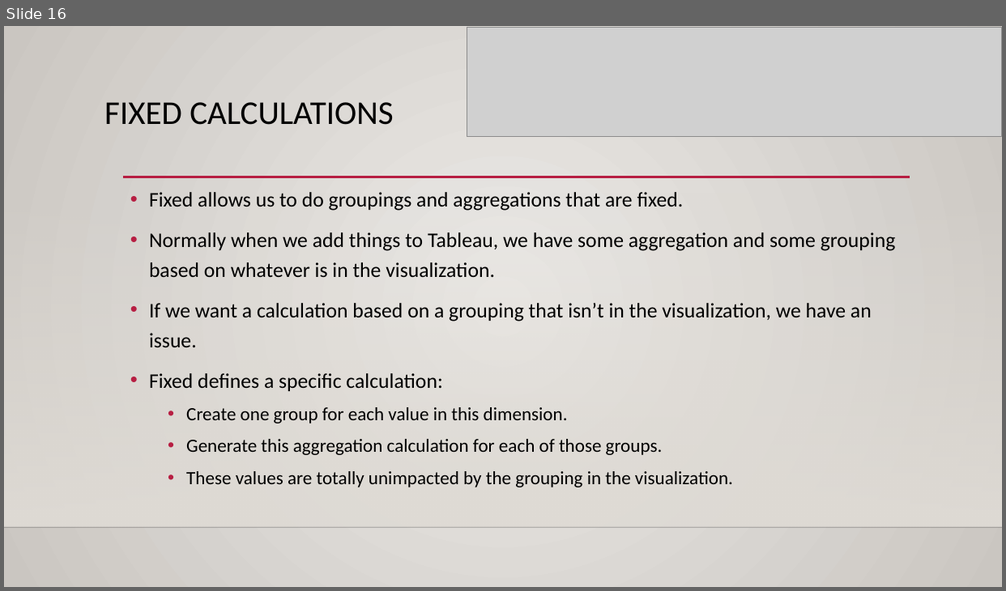
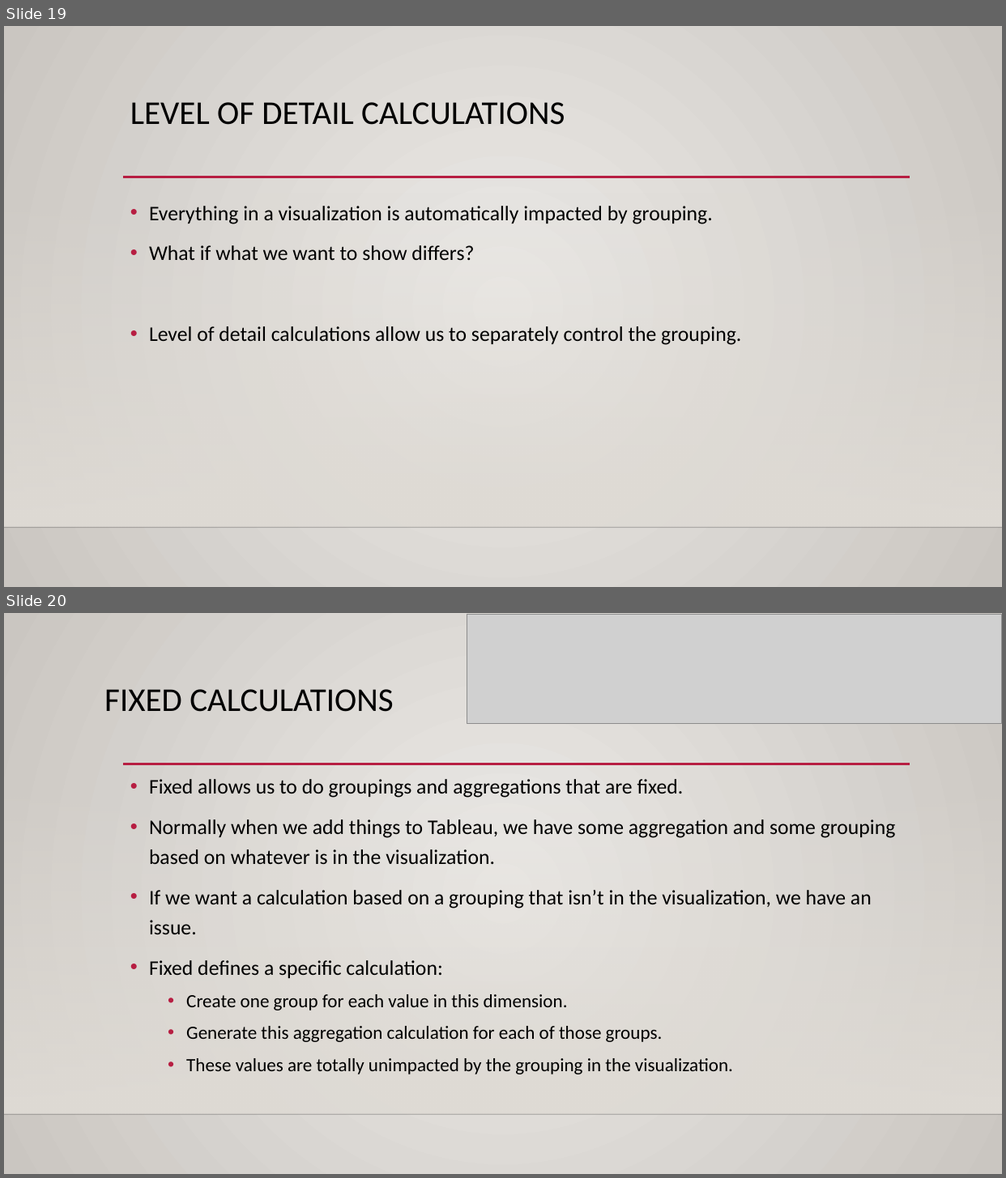
Before and after one commit to AkeemSemper/ml_datasets, a slide deck: slides/spatial_joins.pptx. Shown one above the other, each under a label of ours: slide 16 before the commit, slides 19 and 20 after it. The pictures are 1006x591 and 1006x1178 pixels, drawn with LibreOffice and Linux fonts; fonts in the diff are those of the drawing; grey boxes stand for pictures; background and template pictures are left out. Boxes give left, top, right and bottom in pixels: in the first picture for what was removed or moved away, otherwise in the second. Text is boxed around its words. In the diff, an @@ line names an element or a change of style, - is before the commit and + after.

```diff
--- a/slides/spatial_joins.pptx
+++ b/slides/spatial_joins.pptx
@@ slide 19 added at (4, 26, 1002, 587), background gradient #ECEAE7 to #CAC7C1; not listed: 3 template elements that a slide beside it also shows @@
@@ title added at (130, 102, 565, 125), 32 pt, text #000000 @@
+LEVEL OF DETAIL CALCULATIONS
@@ text added at (149, 206, 741, 345), 20 pt, text #000000 @@
+• Everything in a visualization is automatically impacted by grouping.
+• What if what we want to show differs?
+• Level of detail calculations allow us to separately control the grouping.
@@ what was slide 16 is now slide 20 @@
```
Also in this commit, not shown: 1 slide changed, 3 other slides added, 6 other files.
